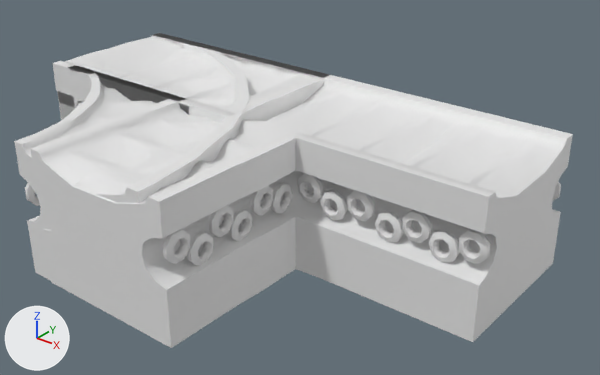
What one commit did to the Blender file Models/GroupD/Factory Kit/Factory Machinery/Conveyers/FM-001 ConveyerBelt.blend.
The view is the same before and after, from a camera (50 mm lens) standing at (5.8, -4.55, 3.1) and looking at (2.4, -0.3, 0.46). The axes (+X, +Y, +Z) are drawn at lower left. The lights are the same throughout.

Names of what the first picture shows: 'FM-001-ConveyerBelt', 'FM-001-ConveyerBelt-End', 'FM-001-ConveyerBelt-Middle', 'FM-011-ConveyerBelt-Corner', 'FM-012-ConveyerBelt-Cross'.
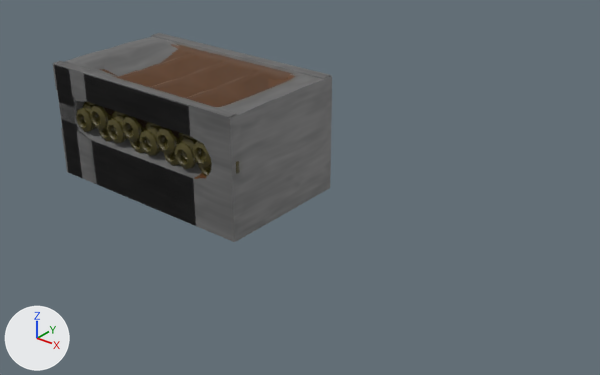
What the commit changed:
Picture 'MetalMachinaryTrimDiffuse.png.001' (img_metalmachinarytrimdiffuse_png_001) is new.
Material 'DiffuseMat' (mat_diffusemat) is new.
Its texture is img_metalmachinarytrimdiffuse_png_001.
me_cube_003 is used by ob_fm_001_conveyerbelt; location (0.0, 0.0, 0.0).
me_cube_003 had 1590 vertices, 1684 faces and spanned x 0.01..2.01, y -0.6..0.6, z 0.0..1.0.
me_cube_003 now has 1515 vertices, 1518 faces, 4 loose edges and spans x 0.01..2.01, y -0.6..0.6, z 0.0..1.0.
Part 1, on me_cube_003:
112 vertices are removed from x 0.4..1.73, y -0.51..0.51, z 0.0..0.98.
256 faces are deleted.
23 vertices in x 1.65..2.01, y -0.47..-0.44, z 0.0..0.99 move by (0.0, -0.01, 0.0).
3 vertices are added at (1.6, -0.51, 0.0), (1.73, -0.45, 0.96), (1.73, -0.48, 0.98).
34 new vertices lie (0.0, 0.0, -0.05) away from vertices in x 0.01..2.01, y -0.6..0.6, z 0.99..1.0.
4 loose edges are added.
90 new faces join them.
me_cube_003 part 2: 1428 faces spanning x 0.01..2.01, y -0.6..0.6, z 0.0..1.0 switch from no material to mat_diffusemat (picture img_metalmachinarytrimdiffuse_png_001).
me_cube_005 has 1455 vertices, 1454 faces and spans x 0.01..2.01, y -0.6..0.6, z 0.0..1.0.
me_cube_005 now uses material mat_diffusemat (picture img_metalmachinarytrimdiffuse_png_001).
me_cube_007 has 1452 vertices, 1448 faces and spans x -0.01..1.99, y -0.6..0.6, z 0.0..1.0.
me_cube_007 now uses material mat_diffusemat (picture img_metalmachinarytrimdiffuse_png_001).
me_cube_008 has 2080 vertices, 2058 faces and spans x -0.01..2.41, y -1.8..0.61, z 0.0..1.0.
me_cube_008 now uses material mat_diffusemat (picture img_metalmachinarytrimdiffuse_png_001).
me_cube_011 has 3409 vertices, 3399 faces, 3 loose edges and spans x 0.0..3.98, y -1.8..0.6, z 0.0..1.0.
me_cube_011 now uses material mat_diffusemat (picture img_metalmachinarytrimdiffuse_png_001).
Object 'FM-011-ConveyerBelt-Corner' (ob_fm_011_conveyerbelt_corner) is now hidden.
Object 'FM-012-ConveyerBelt-Cross' (ob_fm_012_conveyerbelt_cross) is now hidden.

Where the change shows, as pixel boxes (x1, y1, x2, y2) in the pictures (600 x 375 px):
'FM-012-ConveyerBelt-Cross', hidden: before (31, 34, 573, 348)
'FM-001-ConveyerBelt', reshaped: before (54, 37, 324, 122); after (54, 37, 332, 242)
'FM-011-ConveyerBelt-Corner', hidden: before (14, 33, 250, 281)
'FM-001-ConveyerBelt-Middle', recoloured: (53, 33, 331, 226) in both
'FM-001-ConveyerBelt-End', recoloured (white to grey): (54, 37, 280, 225) in both
part 1 of me_cube_003, cut back: before (54, 44, 324, 122); after (54, 42, 332, 237)
part 2 of me_cube_003, recoloured (white to grey): before (57, 37, 324, 120); after (57, 37, 332, 242)
